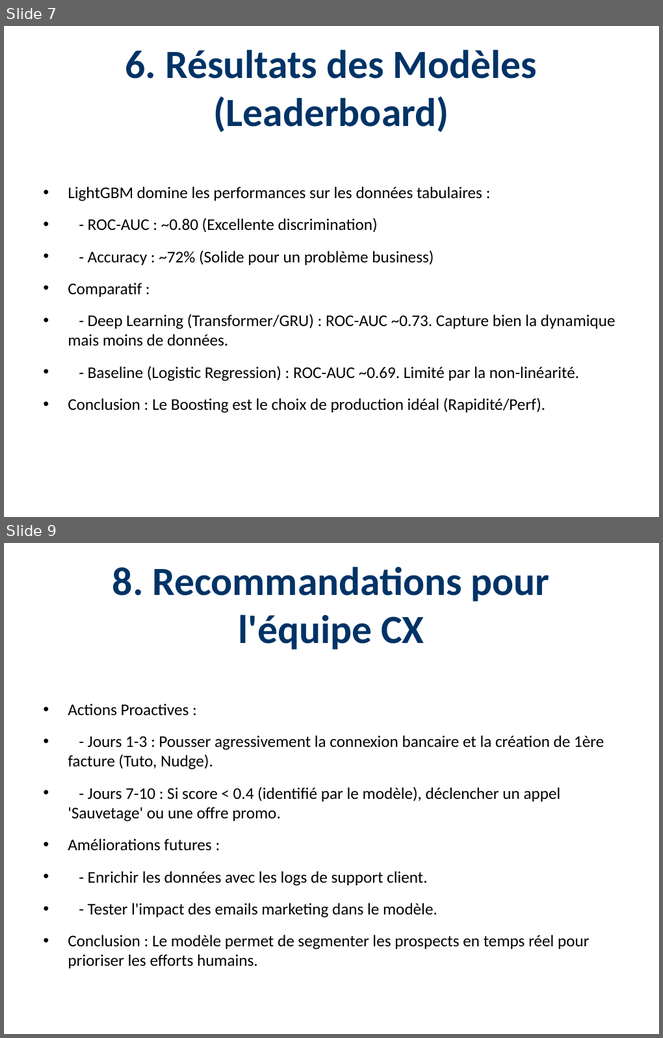
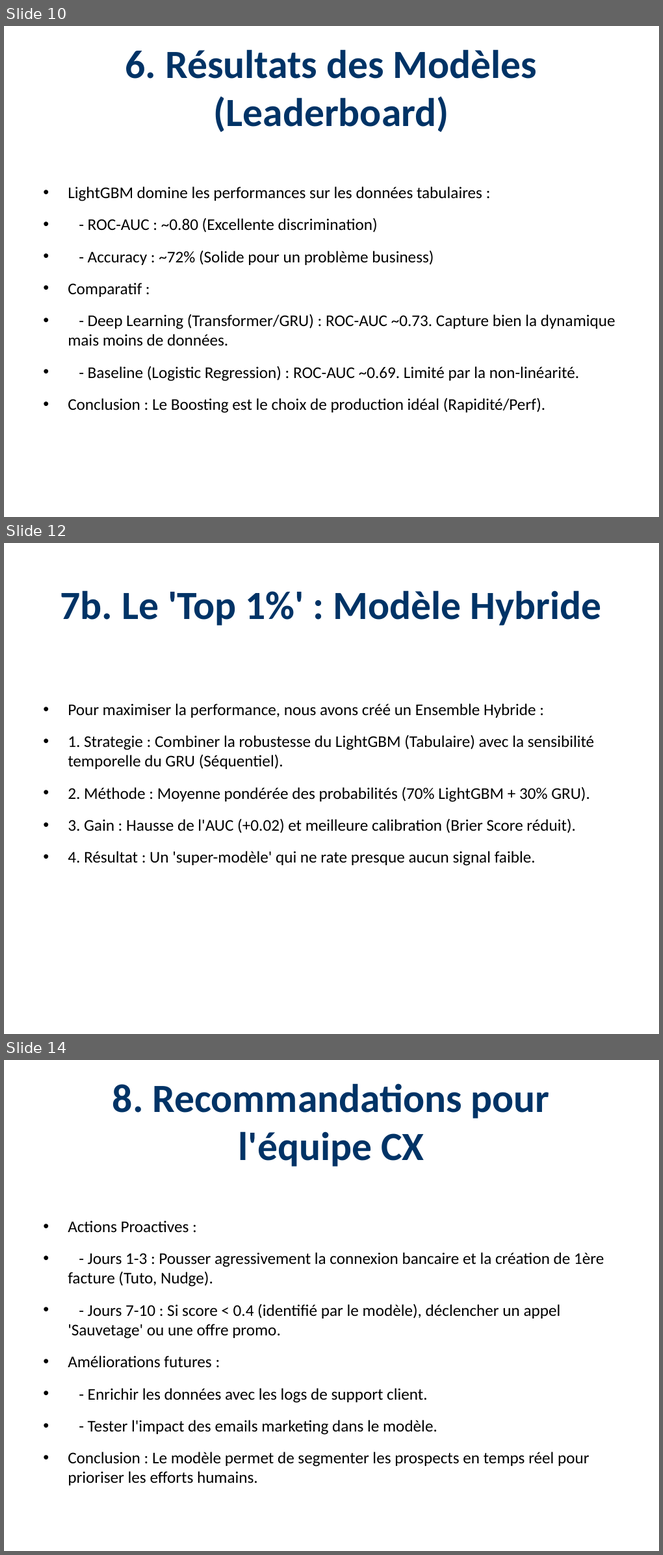
Before and after one commit to Paulino-Cristovao/churn_predictions, a slide deck: Presentations_Resultats_Projet.pptx. Shown one above the other, each under a label of ours: slides 7 and 9 before the commit, slides 10, 12 and 14 after it; the slides between them are not shown. The pictures are 663x1038 and 663x1555 pixels, drawn with LibreOffice and Linux fonts; fonts in the diff are those of the drawing. Boxes give left, top, right and bottom in pixels: in the first picture for what was removed or moved away, otherwise in the second. Text is boxed around its words. In the diff, an @@ line names an element or a change of style, - is before the commit and + after.

Commit message:
Feat: Hybrid Ensemble Model (LGBM+GRU) & ROI Business Simulation

```diff
--- a/Presentations_Resultats_Projet.pptx
+++ b/Presentations_Resultats_Projet.pptx
@@ slide 12 added at (4, 543, 659, 1034), background #FFFFFF @@
@@ title added at (61, 590, 602, 626), 44 pt, text #003366, bold @@
+7b. Le 'Top 1%' : Modèle Hybride
@@ text added at (68, 704, 594, 866), 18 pt, text #000000 @@
+• Pour maximiser la performance, nous avons créé un Ensemble Hybride :
+• 1. Strategie : Combiner la robustesse du LightGBM (Tabulaire) avec la sensibilité temporelle du GRU (Séquentiel).
+• 2. Méthode : Moyenne pondérée des probabilités (70% LightGBM + 30% GRU).
+• 3. Gain : Hausse de l'AUC (+0.02) et meilleure calibration (Brier Score réduit).
+• 4. Résultat : Un 'super-modèle' qui ne rate presque aucun signal faible.
@@ what was slide 7 is now slide 10 @@
@@ what was slide 9 is now slide 14 @@
```
Also in this commit, not shown: 1 slide changed, 4 other slides added, 20 other files.
